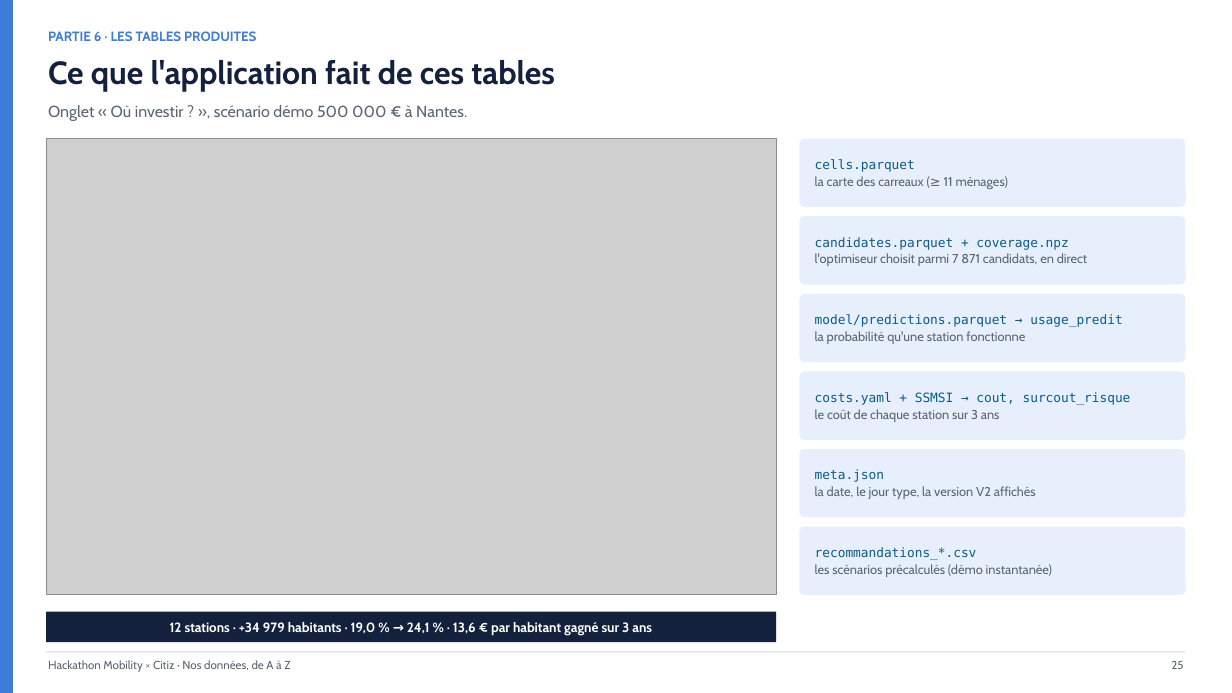
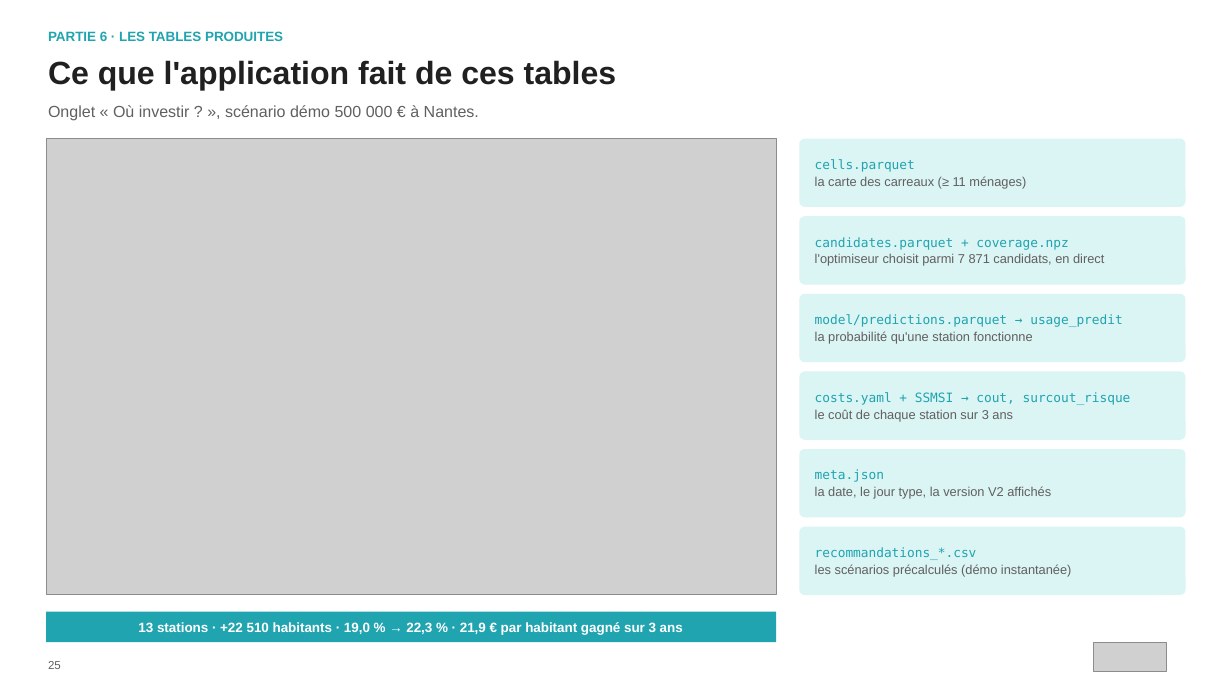
Before and after one commit to hillzeealex/hackathon-mobility-citiz, a slide deck: slide 25 of slides/DONNEES_ET_AUTOMATISATION.pptx. Drawn at 1232x693 pixels with LibreOffice and Linux fonts; fonts in the diff are those of the drawing; grey boxes stand for pictures. Boxes give left, top, right and bottom in pixels: in the first picture for what was removed or moved away, otherwise in the second. Text is boxed around its words. In the diff, an @@ line names an element or a change of style, - is before the commit and + after.

Commit message:
Slides : chiffres officiels de Fabric, sans délinquance ; deck données aux couleurs de Citiz (#38)

```diff
--- a/slides/DONNEES_ET_AUTOMATISATION.pptx
+++ b/slides/DONNEES_ET_AUTOMATISATION.pptx
@@ rectangle removed at [0, 0, 13, 693] @@
@@ text "PARTIE 6 · LES TABLES ..." at [48, 30, 283, 44]: font Cabin to Arial, text colour #3D7DD8 to #20A4B0 @@
@@ text "Ce que l'application fait de ..." at [48, 60, 617, 91]: font Cabin to Arial, text colour #14213D to #202020 @@
@@ text "Onglet « Où investir ? ..." at [48, 105, 479, 121]: font Cabin to Arial, text colour #5B6573 to #616060 @@
@@ rounded rectangle "cells.parquet" at [799, 139, 1186, 207]: text colour #0B5C8A to #20A4B0 in "cells.parquet"; font Cabin to Arial, text colour #5B6573 to #616060 in "la carte des carreaux (≥ 11 ménages)"; fill #E6EFFB to #DBF4F4 @@
@@ rounded rectangle "candidates.parquet + coverage.npz" at [799, 216, 1186, 285]: text colour #0B5C8A to #20A4B0 in "candidates.parquet + coverage.npz"; font Cabin to Arial, text colour #5B6573 to #616060 in "l'optimiseur choisit parmi 7 871 candidats, en ..."; fill #E6EFFB to #DBF4F4 @@
@@ rounded rectangle "model/predictions.parquet → usage_predit" at [799, 294, 1186, 362]: text colour #0B5C8A to #20A4B0 in "model/predictions.parquet → usage_predit"; font Cabin to Arial, text colour #5B6573 to #616060 in "la probabilité qu'une station fonctionne"; fill #E6EFFB to #DBF4F4 @@
@@ rounded rectangle "costs.yaml + SSMSI → cout, ..." at [799, 372, 1186, 440]: text colour #0B5C8A to #20A4B0 in "costs.yaml + SSMSI → cout, surcout_risque"; font Cabin to Arial, text colour #5B6573 to #616060 in "le coût de chaque station sur 3 ..."; fill #E6EFFB to #DBF4F4 @@
@@ rounded rectangle "meta.json" at [799, 449, 1186, 518]: text colour #0B5C8A to #20A4B0 in "meta.json"; font Cabin to Arial, text colour #5B6573 to #616060 in "la date, le jour type, la version ..."; fill #E6EFFB to #DBF4F4 @@
@@ rounded rectangle "recommandations_*.csv" at [799, 527, 1186, 595]: text colour #0B5C8A to #20A4B0 in "recommandations_*.csv"; font Cabin to Arial, text colour #5B6573 to #616060 in "les scénarios précalculés (démo instantanée)"; fill #E6EFFB to #DBF4F4 @@
@@ rectangle "13 stations · +22 510 ..." at [46, 612, 776, 642]: fill #14213D to #20A4B0 @@
@@ text in rectangle at [138, 622, 683, 635]: text changed; font Cabin to Arial @@
-12 stations · +34 979 habitants · 19,0 % → 24,1 % · 13,6 € par habitant gagné sur 3 ans
+13 stations · +22 510 habitants · 19,0 % → 22,3 % · 21,9 € par habitant gagné sur 3 ans
@@ text "25": place and size @@
-text "25" at [1171, 661, 1183, 669]
+text "25" at [48, 661, 61, 669]
@@ text "25" at [48, 661, 61, 669]: font Cabin to Arial, text colour #5B6573 to #616060; alignment right to left @@
@@ rectangle removed at [46, 652, 1186, 653] @@
@@ picture added at [1093, 642, 1166, 672] @@
@@ text removed at [48, 660, 290, 672] @@
-Hackathon Mobility × Citiz · Nos données, de A à Z
```
Also in this commit, not shown: 29 other slides changed, 1 other file.
